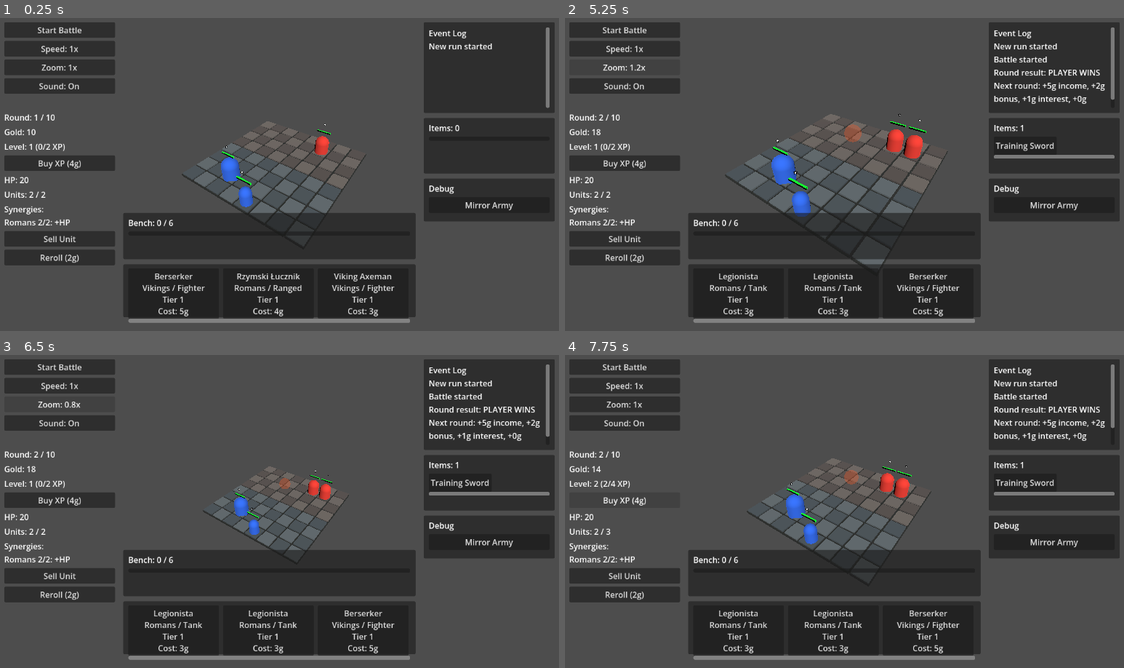
Above: before the commit, frames 1-4 (two rows, left to right).
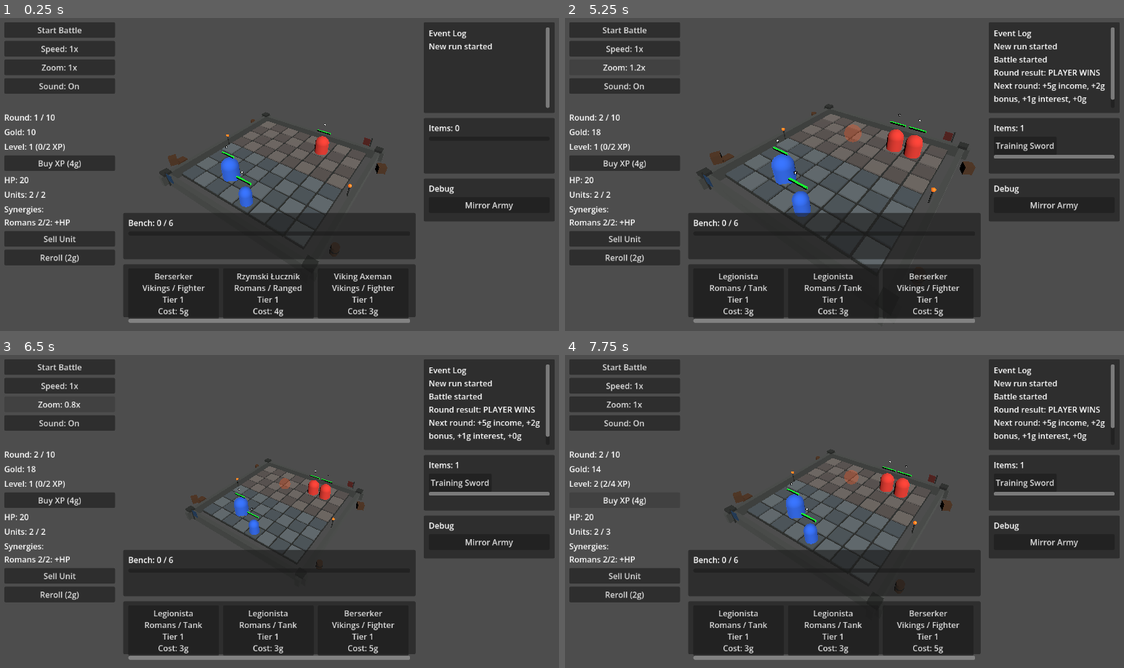
Above: after the commit, the same moments.

Repository: janmgryka-bit/warmarket
Game: Godot game, scene res://scenes/Main.tscn
Two runs of this game, one before a commit and one after it. Both use one fixed random seed, a clock stepped at 60 frames per second and the inputs below.
Inputs:
- Up to frame 1 (0.25 s): no input
- Up to frame 2 (5.25 s): click "Start Battle" at 0.5 s; click "Start Battle" at 1.25 s; click "Speed: 1x" at 2 s; click "Speed: 2x" at 2.75 s; click "Speed: 4x" at 3.5 s; click "Next Round" at 4.25 s; click "Zoom: 1x" at 5 s
- Up to frame 3 (6.5 s): click "Zoom: 1.2x" at 5.75 s
- Up to frame 4 (7.75 s): click "Zoom: 0.8x" at 6.5 s; click "Buy XP (4g)" at 7.25 s

The runs differ from the first frame. In frame 1, 0.4% of the frame differs, in the area x 28-70%, y 30-79%; in frame 2, 0.4%, in the area x 23-74%, y 27-60%; in frame 3, 0.2%; in frame 4, 0.4%.

Commit message:
Add castle courtyard environment placeholders

Diff:
--- a/godot_project/war-market/scenes/Main.tscn
+++ b/godot_project/war-market/scenes/Main.tscn
@@ -6,6 +6,74 @@
 
 [sub_resource type="BoxMesh" id="BoxMesh_qnwvq"]
 size = Vector3(12, 0.2, 12)
+
+[sub_resource type="StandardMaterial3D" id="StandardMaterial3D_courtyard_stone"]
+albedo_color = Color(0.31, 0.32, 0.31, 1)
+roughness = 0.88
+
+[sub_resource type="StandardMaterial3D" id="StandardMaterial3D_dark_stone"]
+albedo_color = Color(0.18, 0.19, 0.18, 1)
+roughness = 0.9
+
+[sub_resource type="StandardMaterial3D" id="StandardMaterial3D_muted_wood"]
+albedo_color = Color(0.34, 0.22, 0.13, 1)
+roughness = 0.8
+
+[sub_resource type="StandardMaterial3D" id="StandardMaterial3D_barrel_band"]
+albedo_color = Color(0.12, 0.12, 0.11, 1)
+roughness = 0.7
+
+[sub_resource type="StandardMaterial3D" id="StandardMaterial3D_player_banner"]
+albedo_color = Color(0.16, 0.28, 0.42, 1)
+roughness = 0.65
+
+[sub_resource type="StandardMaterial3D" id="StandardMaterial3D_enemy_banner"]
+albedo_color = Color(0.42, 0.17, 0.15, 1)
+roughness = 0.65
+
+[sub_resource type="StandardMaterial3D" id="StandardMaterial3D_torch_flame"]
+albedo_color = Color(1, 0.48, 0.12, 1)
+emission_enabled = true
+emission = Color(1, 0.35, 0.08, 1)
+roughness = 0.35
+
+[sub_resource type="BoxMesh" id="BoxMesh_wall_long"]
+size = Vector3(11.8, 0.75, 0.32)
+
+[sub_resource type="BoxMesh" id="BoxMesh_wall_side"]
+size = Vector3(0.32, 0.75, 11.8)
+
+[sub_resource type="BoxMesh" id="BoxMesh_wall_cap"]
+size = Vector3(0.55, 0.18, 0.55)
+
+[sub_resource type="BoxMesh" id="BoxMesh_crate"]
+size = Vector3(0.55, 0.55, 0.55)
+
+[sub_resource type="CylinderMesh" id="CylinderMesh_barrel"]
+top_radius = 0.22
+bottom_radius = 0.22
+height = 0.58
+radial_segments = 8
+rings = 1
+
+[sub_resource type="BoxMesh" id="BoxMesh_banner_post"]
+size = Vector3(0.08, 1.15, 0.08)
+
+[sub_resource type="BoxMesh" id="BoxMesh_banner_fabric"]
+size = Vector3(0.5, 0.58, 0.04)
+
+[sub_resource type="CylinderMesh" id="CylinderMesh_torch_stand"]
+top_radius = 0.045
+bottom_radius = 0.045
+height = 0.82
+radial_segments = 6
+rings = 1
+
+[sub_resource type="SphereMesh" id="SphereMesh_torch_flame"]
+radius = 0.12
+height = 0.22
+radial_segments = 8
+rings = 4
 
 [node name="Main" type="Node3D" unique_id=1694071260]
 script = ExtResource("1_rvslj")
@@ -26,6 +94,123 @@
 script = ExtResource("1_elqb8")
 
 [node name="Units" type="Node3D" parent="." unique_id=842471417]
+
+[node name="Environment" type="Node3D" parent="."]
+
+[node name="NorthWall" type="MeshInstance3D" parent="Environment"]
+transform = Transform3D(1, 0, 0, 0, 1, 0, 0, 0, 1, 0, 0.45, -5.45)
+mesh = SubResource("BoxMesh_wall_long")
+material_override = SubResource("StandardMaterial3D_courtyard_stone")
+
+[node name="SouthWall" type="MeshInstance3D" parent="Environment"]
+transform = Transform3D(1, 0, 0, 0, 1, 0, 0, 0, 1, 0, 0.45, 5.45)
+mesh = SubResource("BoxMesh_wall_long")
+material_override = SubResource("StandardMaterial3D_courtyard_stone")
+
+[node name="WestWall" type="MeshInstance3D" parent="Environment"]
+transform = Transform3D(1, 0, 0, 0, 1, 0, 0, 0, 1, -5.45, 0.45, 0)
+mesh = SubResource("BoxMesh_wall_side")
+material_override = SubResource("StandardMaterial3D_courtyard_stone")
+
+[node name="EastWall" type="MeshInstance3D" parent="Environment"]
+transform = Transform3D(1, 0, 0, 0, 1, 0, 0, 0, 1, 5.45, 0.45, 0)
+mesh = SubResource("BoxMesh_wall_side")
+material_override = SubResource("StandardMaterial3D_courtyard_stone")
+
+[node name="WallCapNW" type="MeshInstance3D" parent="Environment"]
+transform = Transform3D(1, 0, 0, 0, 1, 0, 0, 0, 1, -5.45, 0.93, -5.45)
+mesh = SubResource("BoxMesh_wall_cap")
+material_override = SubResource("StandardMaterial3D_dark_stone")
+
+[node name="WallCapNE" type="MeshInstance3D" parent="Environment"]
+transform = Transform3D(1, 0, 0, 0, 1, 0, 0, 0, 1, 5.45, 0.93, -5.45)
+mesh = SubResource("BoxMesh_wall_cap")
+material_override = SubResource("StandardMaterial3D_dark_stone")
+
+[node name="WallCapSW" type="MeshInstance3D" parent="Environment"]
+transform = Transform3D(1, 0, 0, 0, 1, 0, 0, 0, 1, -5.45, 0.93, 5.45)
+mesh = SubResource("BoxMesh_wall_cap")
+material_override = SubResource("StandardMaterial3D_dark_stone")
+
+[node name="WallCapSE" type="MeshInstance3D" parent="Environment"]
+transform = Transform3D(1, 0, 0, 0, 1, 0, 0, 0, 1, 5.45, 0.93, 5.45)
+mesh = SubResource("BoxMesh_wall_cap")
+material_override = SubResource("StandardMaterial3D_dark_stone")
+
+[node name="CrateStackA" type="MeshInstance3D" parent="Environment"]
+transform = Transform3D(1, 0, 0, 0, 1, 0, 0, 0, 1, -6.15, 0.45, 3.75)
+mesh = SubResource("BoxMesh_crate")
+material_override = SubResource("StandardMaterial3D_muted_wood")
+
+[node name="CrateStackB" type="MeshInstance3D" parent="Environment"]
+transform = Transform3D(0.90630776, 0, -0.42261827, 0, 1, 0, 0.42261827, 0, 0.90630776, -6.55, 0.72, 4.2)
+mesh = SubResource("BoxMesh_crate")
+material_override = SubResource("StandardMaterial3D_muted_wood")
+
+[node name="CrateStackC" type="MeshInstance3D" parent="Environment"]
+transform = Transform3D(0.8660254, 0, 0.5, 0, 1, 0, -0.5, 0, 0.8660254, 6.15, 0.45, -3.9)
+mesh = SubResource("BoxMesh_crate")
+material_override = SubResource("StandardMaterial3D_muted_wood")
+
+[node name="BarrelA" type="MeshInstance3D" parent="Environment"]
+transform = Transform3D(0.9659258, 0, 0.25881904, 0, 1, 0, -0.25881904, 0, 0.9659258, -5.95, 0.48, -4.0)
+mesh = SubResource("CylinderMesh_barrel")
+material_override = SubResource("StandardMaterial3D_muted_wood")
+
+[node name="BarrelB" type="MeshInstance3D" parent="Environment"]
+transform = Transform3D(0.81915206, 0, -0.57357645, 0, 1, 0, 0.57357645, 0, 0.81915206, 6.0, 0.48, 3.9)
+mesh = SubResource("CylinderMesh_barrel")
+material_override = SubResource("StandardMaterial3D_muted_wood")
+
+[node name="BarrelBandA" type="MeshInstance3D" parent="Environment"]
+transform = Transform3D(1.06, 0, 0, 0, 0.14, 0, 0, 0, 1.06, -5.95, 0.48, -4.0)
+mesh = SubResource("CylinderMesh_barrel")
+material_override = SubResource("StandardMaterial3D_barrel_band")
+
+[node name="BarrelBandB" type="MeshInstance3D" parent="Environment"]
+transform = Transform3D(1.06, 0, 0, 0, 0.14, 0, 0, 0, 1.06, 6.0, 0.48, 3.9)
+mesh = SubResource("CylinderMesh_barrel")
+material_override = SubResource("StandardMaterial3D_barrel_band")
+
+[node name="PlayerBannerPost" type="MeshInstance3D" parent="Environment"]
+transform = Transform3D(1, 0, 0, 0, 1, 0, 0, 0, 1, -4.7, 0.95, 5.75)
+mesh = SubResource("BoxMesh_banner_post")
+material_override = SubResource("StandardMaterial3D_dark_stone")
+
+[node name="PlayerBannerFabric" type="MeshInstance3D" parent="Environment"]
+transform = Transform3D(1, 0, 0, 0, 1, 0, 0, 0, 1, -4.38, 1.12, 5.75)
+mesh = SubResource("BoxMesh_banner_fabric")
+material_override = SubResource("StandardMaterial3D_player_banner")
+
+[node name="EnemyBannerPost" type="MeshInstance3D" parent="Environment"]
+transform = Transform3D(1, 0, 0, 0, 1, 0, 0, 0, 1, 4.7, 0.95, -5.75)
+mesh = SubResource("BoxMesh_banner_post")
+material_override = SubResource("StandardMaterial3D_dark_stone")
+
+[node name="EnemyBannerFabric" type="MeshInstance3D" parent="Environment"]
+transform = Transform3D(1, 0, 0, 0, 1, 0, 0, 0, 1, 4.38, 1.12, -5.75)
+mesh = SubResource("BoxMesh_banner_fabric")
+material_override = SubResource("StandardMaterial3D_enemy_banner")
+
+[node name="TorchStandA" type="MeshInstance3D" parent="Environment"]
+transform = Transform3D(1, 0, 0, 0, 1, 0, 0, 0, 1, -5.15, 0.76, 0)
+mesh = SubResource("CylinderMesh_torch_stand")
+material_override = SubResource("StandardMaterial3D_dark_stone")
+
+[node name="TorchFlameA" type="MeshInstance3D" parent="Environment"]
+transform = Transform3D(1, 0, 0, 0, 1, 0, 0, 0, 1, -5.15, 1.25, 0)
+mesh = SubResource("SphereMesh_torch_flame")
+material_override = SubResource("StandardMaterial3D_torch_flame")
+
+[node name="TorchStandB" type="MeshInstance3D" parent="Environment"]
+transform = Transform3D(1, 0, 0, 0, 1, 0, 0, 0, 1, 5.15, 0.76, 0)
+mesh = SubResource("CylinderMesh_torch_stand")
+material_override = SubResource("StandardMaterial3D_dark_stone")
+
+[node name="TorchFlameB" type="MeshInstance3D" parent="Environment"]
+transform = Transform3D(1, 0, 0, 0, 1, 0, 0, 0, 1, 5.15, 1.25, 0)
+mesh = SubResource("SphereMesh_torch_flame")
+material_override = SubResource("StandardMaterial3D_torch_flame")
 
 [node name="AudioManager" type="Node" parent="."]
 script = ExtResource("3_audio")
